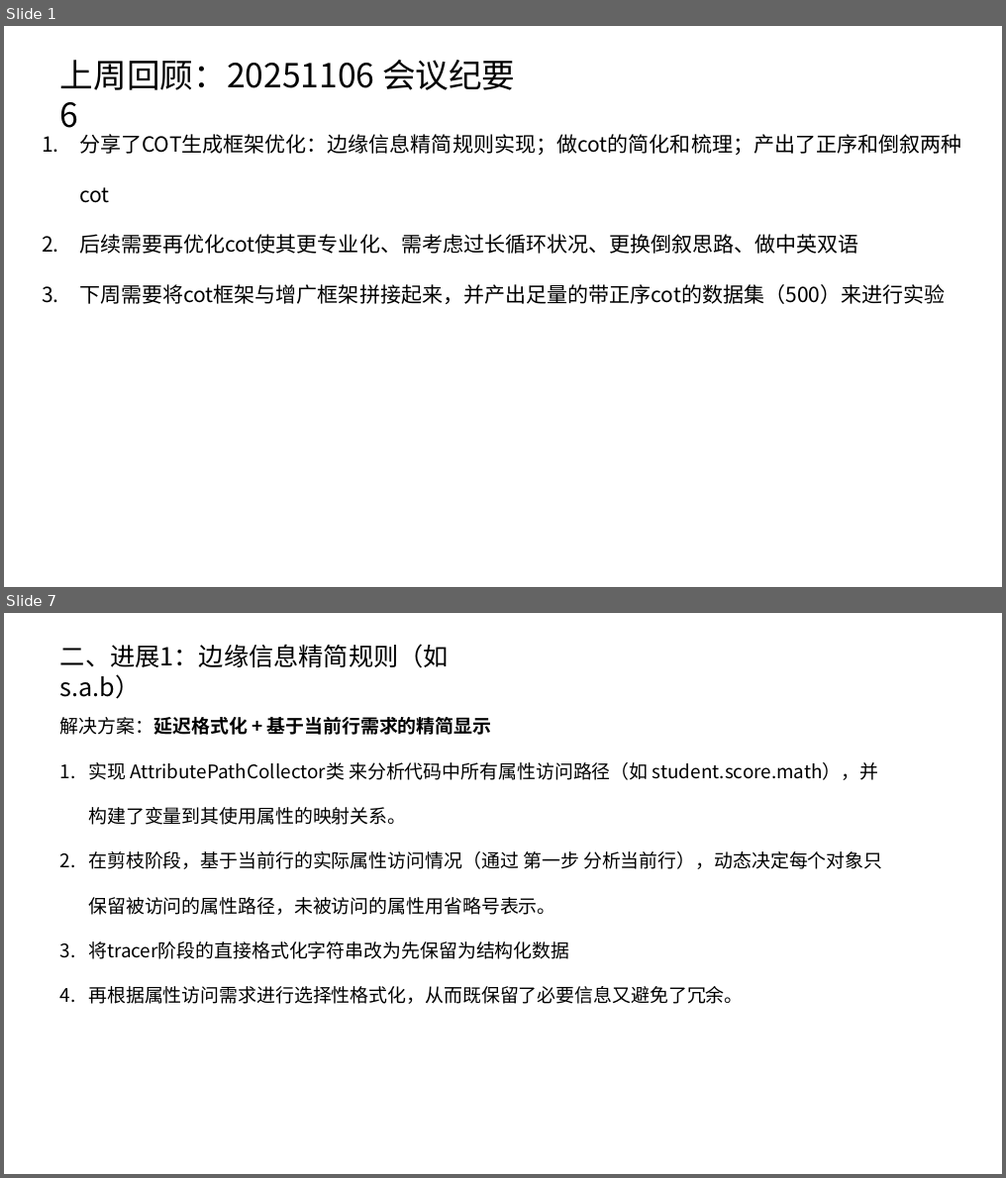
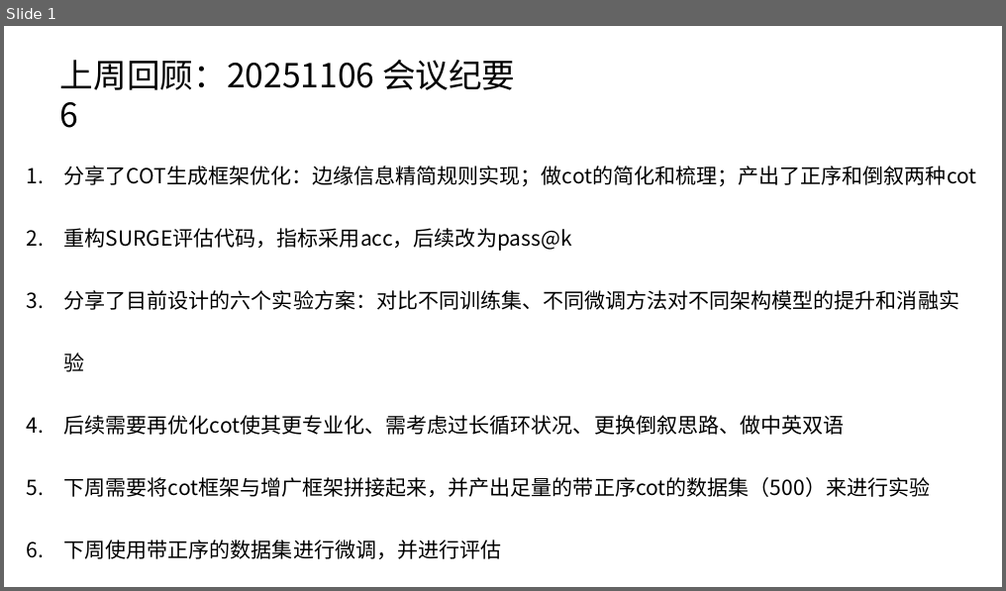
Before and after one commit to caoye04/TreecEva, a slide deck: 组会记录/组会1113.pptx. Shown one above the other, each under a label of ours: slides 1 and 7 before the commit, slide 1 after it; the slides between them are not shown. The pictures are 1006x1178 and 1006x591 pixels, drawn with LibreOffice and Linux fonts; fonts in the diff are those of the drawing. Boxes give left, top, right and bottom in pixels: in the first picture for what was removed or moved away, otherwise in the second. Text is boxed around its words. In the diff, an @@ line names an element or a change of style, - is before the commit and + after.

```diff
--- a/组会记录/组会1113.pptx
+++ b/组会记录/组会1113.pptx
@@ slide 7 removed at [4,613,1002,1174], background #FFFFFF @@
@@ text removed at [60,644,449,699] @@
-二、进展1：边缘信息精简规则（如s.a.b）
@@ text removed at [60,717,882,1004] @@
-解决方案：延迟格式化 + 基于当前行需求的精简显示
-1. 实现 AttributePathCollector类 来分析代码中所有属性访问路径（如 student.score.math），并构建了变量到其使用属性的映射关系。
-2. 在剪枝阶段，基于当前行的实际属性访问情况（通过 第一步 分析当前行），动态决定每个对象只保留被访问的属性路径，未被访问的属性用省略号表示。
-3. 将tracer阶段的直接格式化字符串改为先保留为结构化数据
-4. 再根据属性访问需求进行选择性格式化，从而既保留了必要信息又避免了冗余。
@@ slide 1 changed as well @@
@@ text "分享了COT生成框架优化：边缘信息精简规则实现；做cot的简化和梳理；产出了正序和倒叙两种cot": place and size @@
-text "分享了COT生成框架优化：边缘信息精简规则实现；做cot的简化和梳理；产出了正序和倒叙两种cot" at [79,134,961,304]
+text "分享了COT生成框架优化：边缘信息精简规则实现；做cot的简化和梳理；产出了正序和倒叙两种cot" at [64,166,977,560]
@@ text at [64,166,977,497]: line spacing 2 to 2.5 @@
@@ text at [64,228,959,372]: paragraphs added @@
+2. 重构SURGE评估代码，指标采用acc，后续改为pass@k
+3. 分享了目前设计的六个实验方案：对比不同训练集、不同微调方法对不同架构模型的提升和消融实验
@@ text at [64,540,502,560]: paragraph added @@
+6. 下周使用带正序的数据集进行微调，并进行评估
```
Also in this commit, not shown: 1 other slide changed, 15 slides added, 16 other slides removed, 20 other files.
